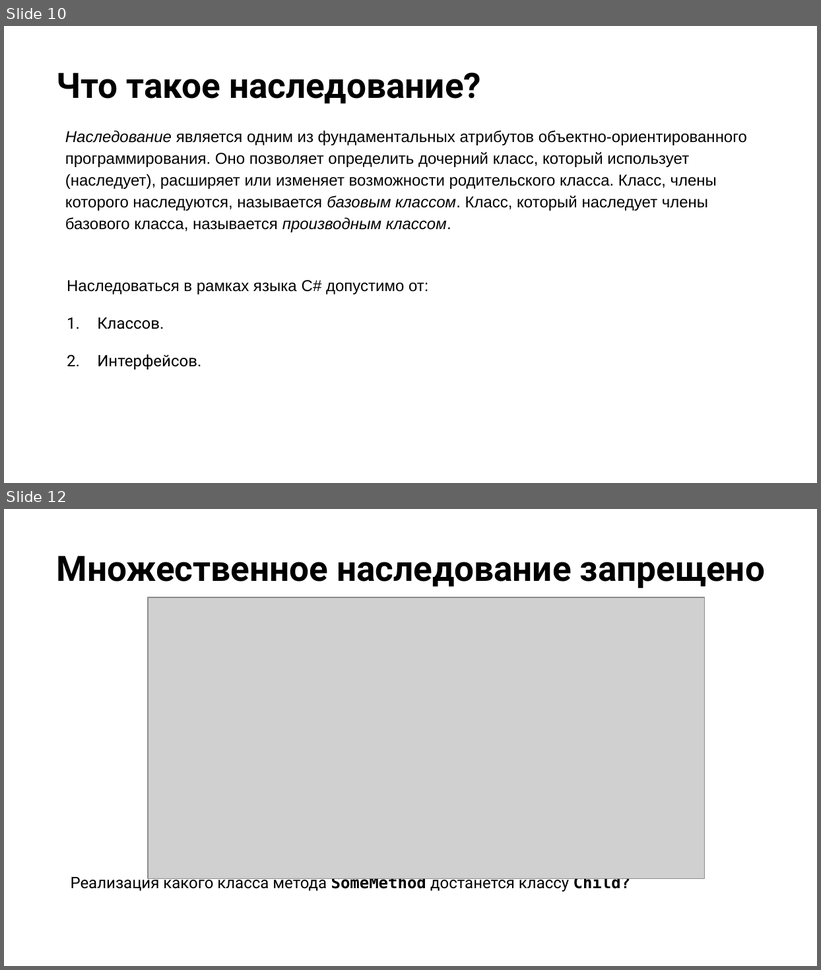
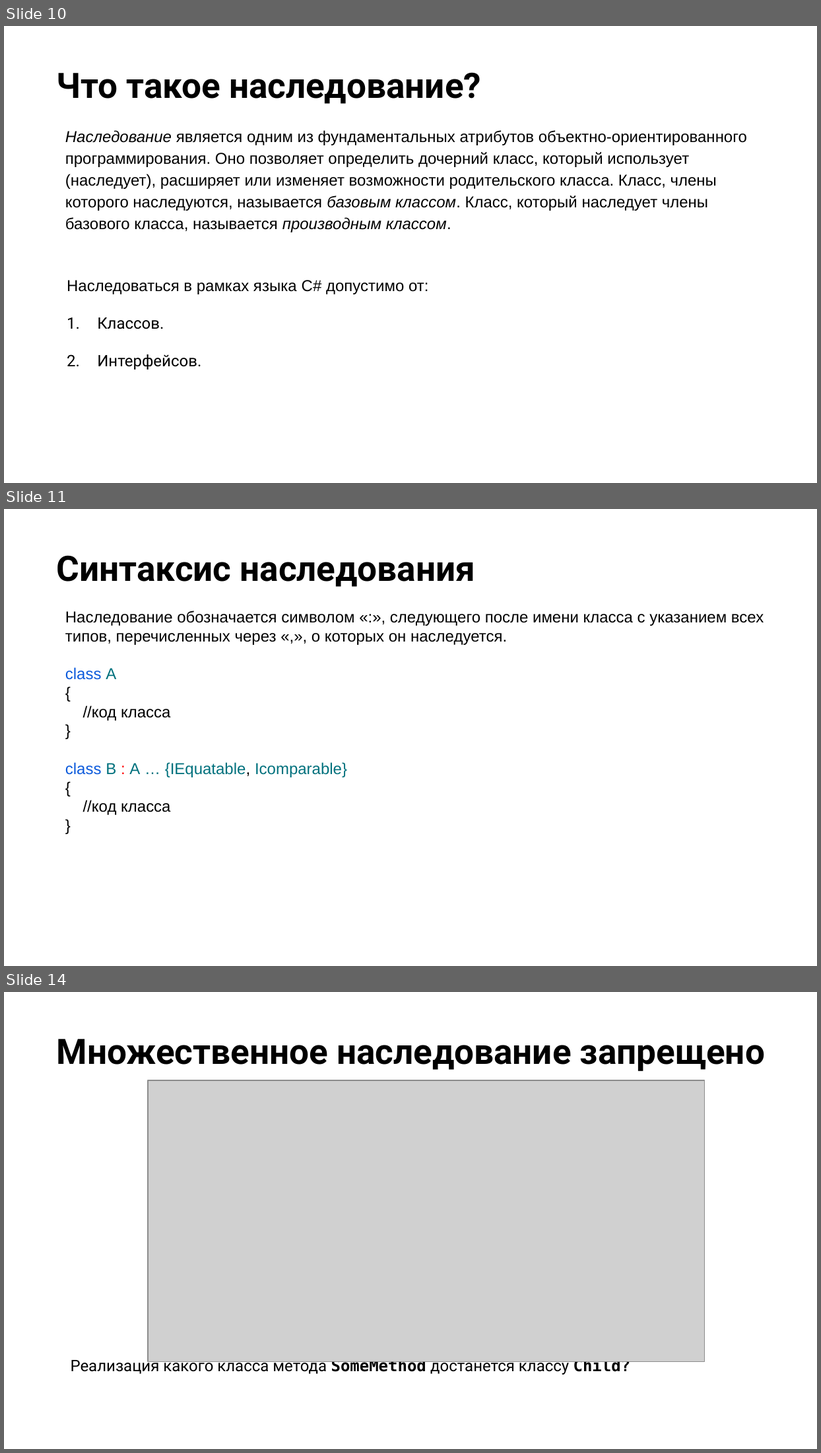
Before and after one commit to NilovPavel/OOP, a slide deck: ООП.pptx. Shown one above the other, each under a label of ours: slides 10 and 12 before the commit, slides 10, 11 and 14 after it; the slides between them are not shown. The pictures are 821x970 and 821x1453 pixels, drawn with LibreOffice and Linux fonts; fonts in the diff are those of the drawing; grey boxes stand for pictures; background and template pictures are left out. Boxes give left, top, right and bottom in pixels: in the first picture for what was removed or moved away, otherwise in the second. Text is boxed around its words. In the diff, an @@ line names an element or a change of style, - is before the commit and + after.

```diff
--- a/ООП.pptx
+++ b/ООП.pptx
@@ slide 11 added at bbox=[4, 509, 817, 966], background picture (left out) @@
@@ title added at bbox=[57, 555, 476, 587], 31 pt, text #000000, bold @@
+Синтаксис наследования
@@ text added at bbox=[65, 611, 764, 815], 14 pt, text #000000 @@
+Наследование обозначается символом «:», следующего после имени класса с указанием всех типов, перечисленных через «,», о которых он наследуется.
+class A
+{
+//код класса
+}
+class B : A … {IEquatable, Icomparable}
+{
+//код класса
+}
@@ what was slide 12 is now slide 14 @@
```
Also in this commit, not shown: 2 slides changed, 2 other slides added, 1 slide removed, 6 other files.
